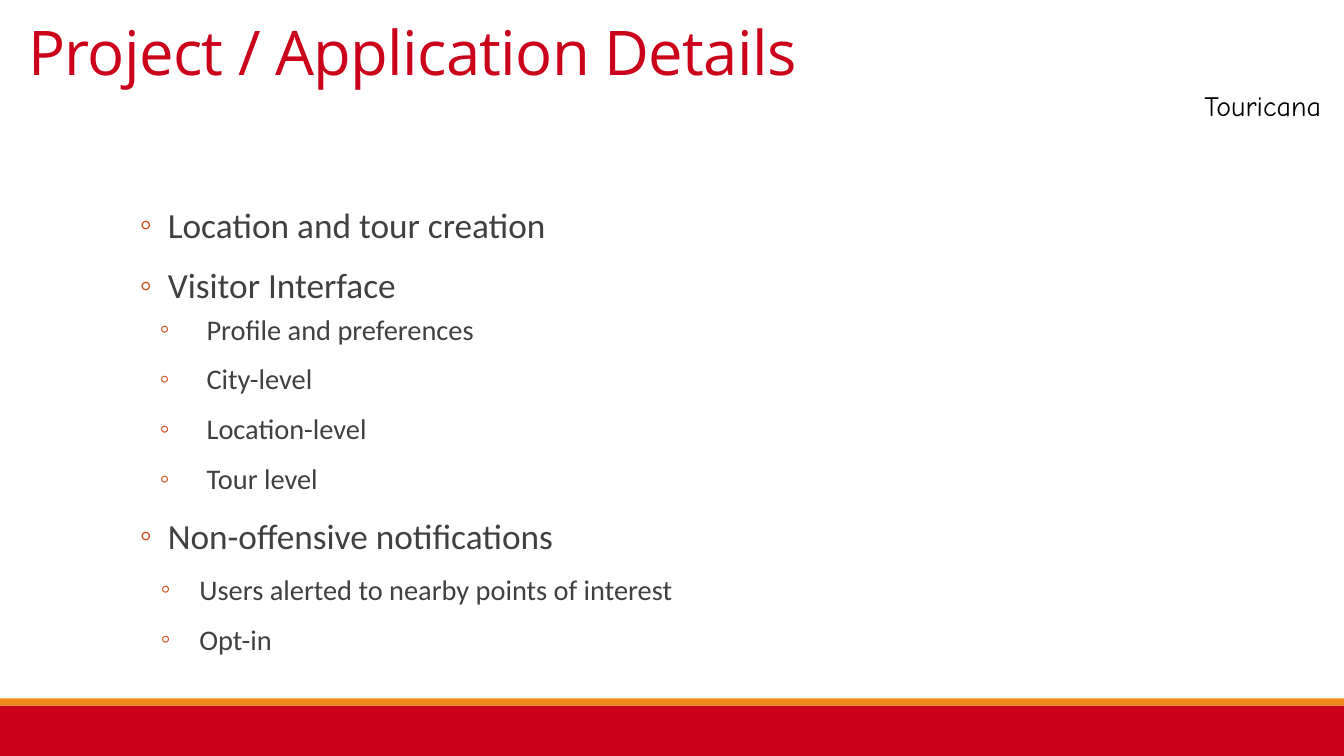
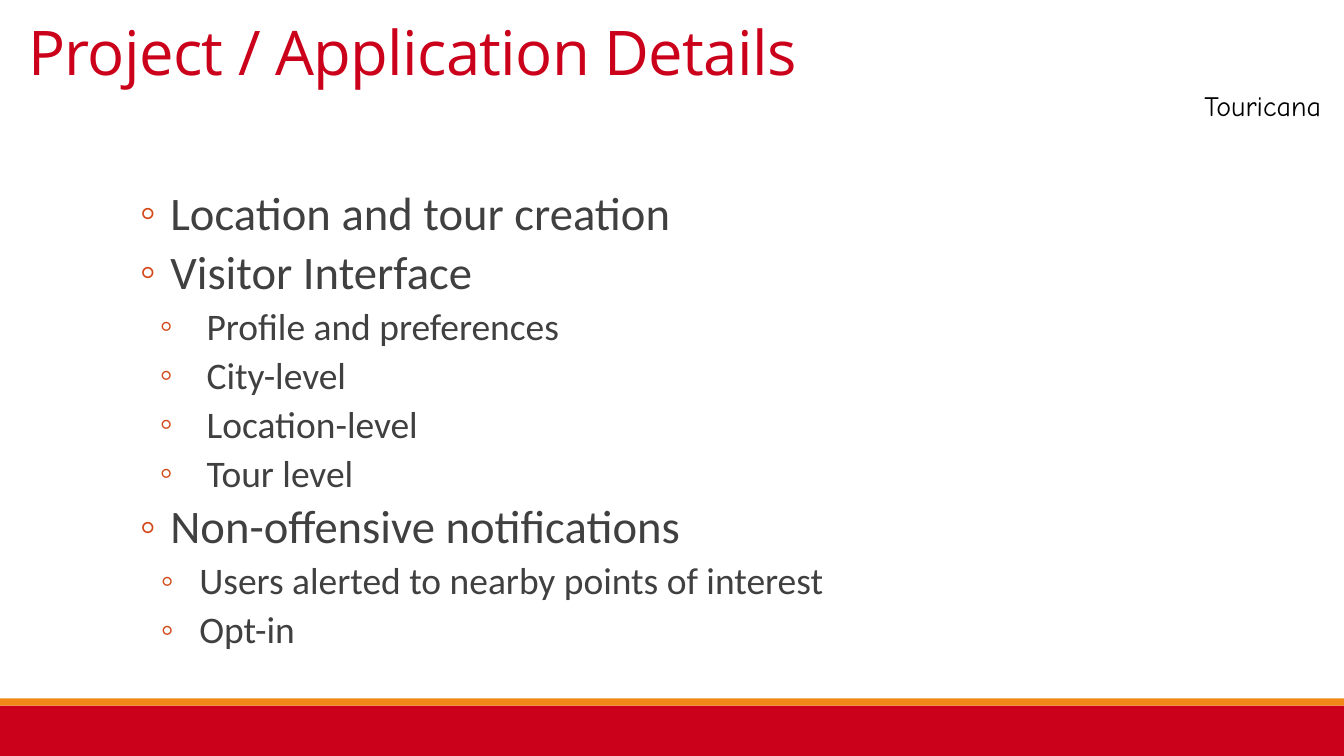
Before and after one commit to mc-funk/RedHotHack2015TripApp, a slide deck: slide 11 of Touricana RHH Presentation FINAL.pptx. Drawn at 1344x756 pixels with LibreOffice and Linux fonts; fonts in the diff are those of the drawing; background and template pictures are left out. Boxes give left, top, right and bottom in pixels: in the first picture for what was removed or moved away, otherwise in the second. Text is boxed around its words. In the diff, an @@ line names an element or a change of style, - is before the commit and + after.

```diff
--- a/Touricana RHH Presentation FINAL.pptx
+++ b/Touricana RHH Presentation FINAL.pptx
@@ text "Location and tour creation" at <box>170,197,823,649</box>: size 25.2 to 33.3 pt in "Location and tour creation", "Visitor Interface", "Non-offensive notifications"; size 20.3 to 26.8 pt in "Profile and preferences", "City-level", "Location-level", "Tour level" and 2 more places; line spacing 1.3 to 0.9; more space between paragraphs; line spacing 1 to 0.9 @@
```
Also in this commit, not shown: 4 other slides changed, 1 slide removed.
